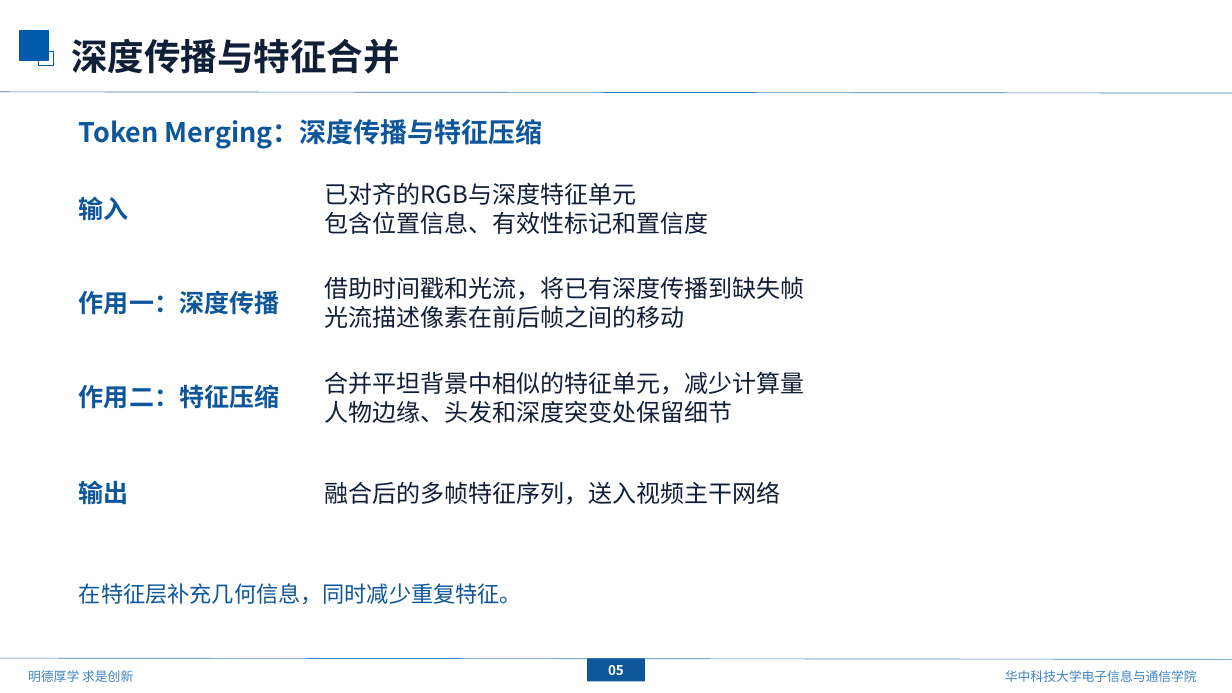
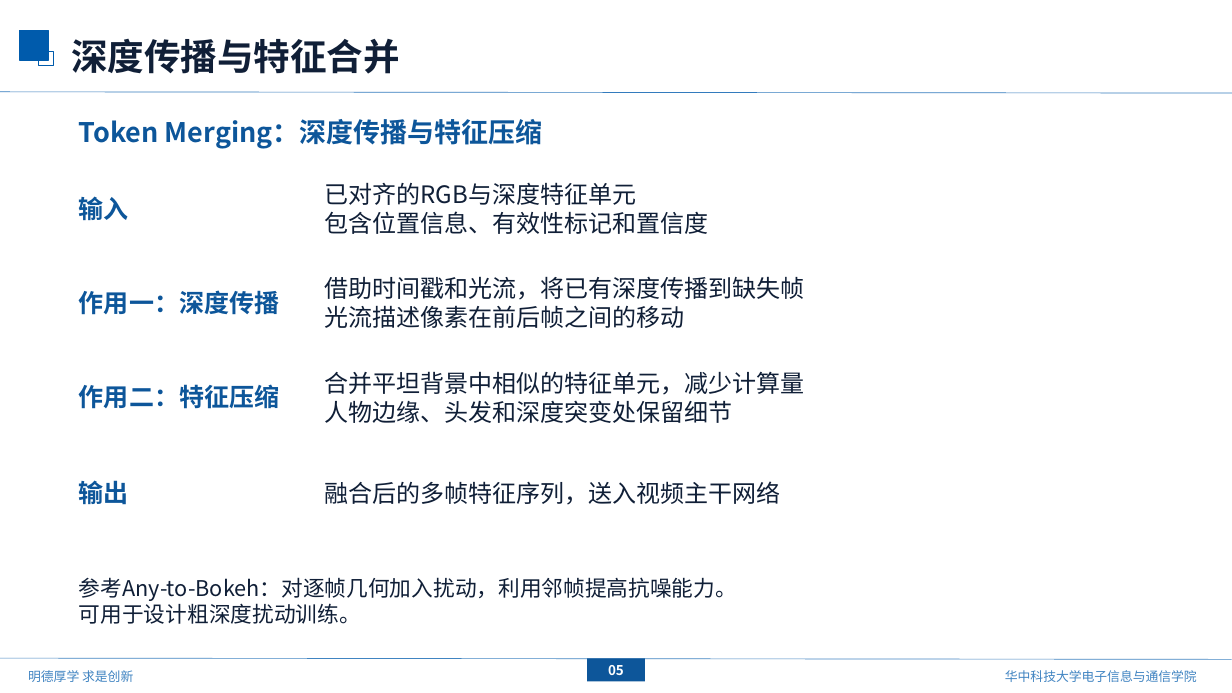
Before and after one commit to mengmcy1/OPPO-depth-guided-video-bokeh, a slide deck: slide 6 of 汇报/2026-09-20_深度引导的视频虚化/深度引导的视频虚化_技术路线_0920.pptx. Drawn at 1232x693 pixels with LibreOffice and Linux fonts; fonts in the diff are those of the drawing; background and template pictures are left out. Boxes give left, top, right and bottom in pixels: in the first picture for what was removed or moved away, otherwise in the second. Text is boxed around its words. In the diff, an @@ line names an element or a change of style, - is before the commit and + after.

```diff
--- a/汇报/2026-09-20_深度引导的视频虚化/深度引导的视频虚化_技术路线_0920.pptx
+++ b/汇报/2026-09-20_深度引导的视频虚化/深度引导的视频虚化_技术路线_0920.pptx
@@ text removed at [79, 583, 522, 604] @@
-在特征层补充几何信息，同时减少重复特征。
@@ text added at [79, 577, 737, 624], 16.9 pt, text #101F37 @@
+参考Any-to-Bokeh：对逐帧几何加入扰动，利用邻帧提高抗噪能力。
+可用于设计粗深度扰动训练。
```
Also in this commit, not shown: 5 other slides changed, 1 slide added, 3 other files.
